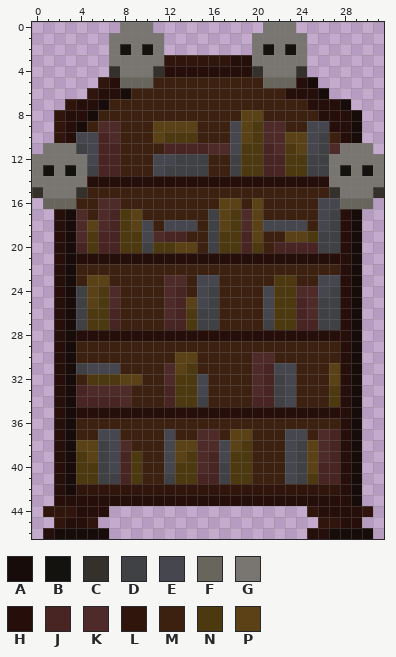
Pixel-art sprite: BlinkBladeUnityProject/Assets/PROTOTYPE/Art/Environment/PlaceholderSprites/Lv4/bookshelfs/bookshelfBoss02.png. Above, as it was before the edit.
The file is 32x47 pixels.
Palette (. is transparent): A #170c09  B #14120f  C #34302b  D #404145  E #46474e  F #68655d  G #797672  H #260e0a  J #482423  K #4e2a29  L #2f150b  M #3c2110  N #4d3910  P #5a4216
Once edited:
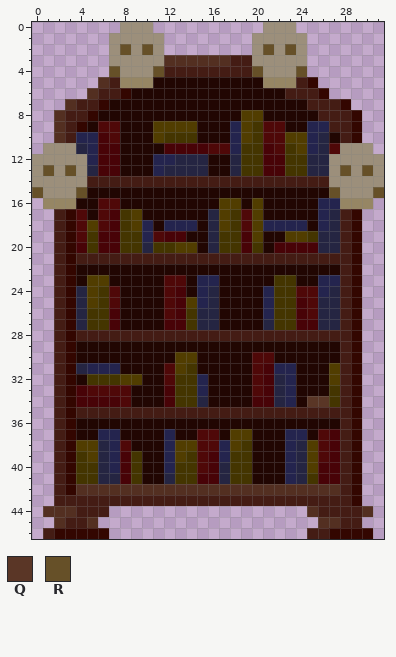
Colours new in this view: Q #5a3626  R #665028
From old to new:
colour A: #170c09 -> #330600
colour D: #404145 -> #252542
colour E: #46474e -> #24244e
colour F: #68655d -> #968664
colour G: #797672 -> #9c8f7b
colour H: #260e0a -> #441c14
colour J: #482423 -> #480307
colour K: #4e2a29 -> #4f0808
colour L: #2f150b -> #532f21
colour M: #3c2110 -> #210602
colour N: #4d3910 -> #443500
colour P: #5a4216 -> #513d00
Changed rows in their new state; - is a pixel that keeps its letter.
first column x 7:
 2 -R-R----------R-R-
 4 R---R--------R---R
first column x 0:
13 -R-R------------------------R-R-
15 R---R----------------------R---R
first column x 25:
34 QQ
Where, in picture pixels (left, top, right, bottom), the same in both pictures:
changed: (32, 22, 384, 539)
